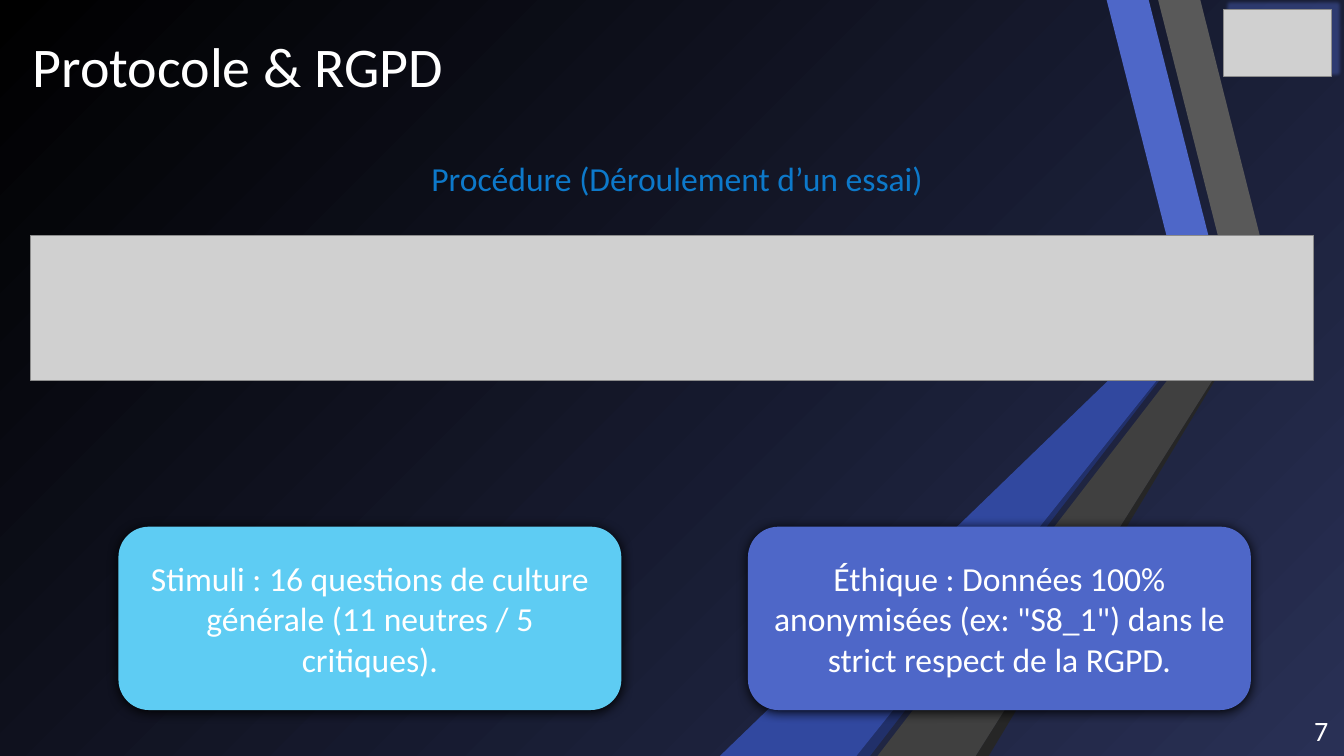
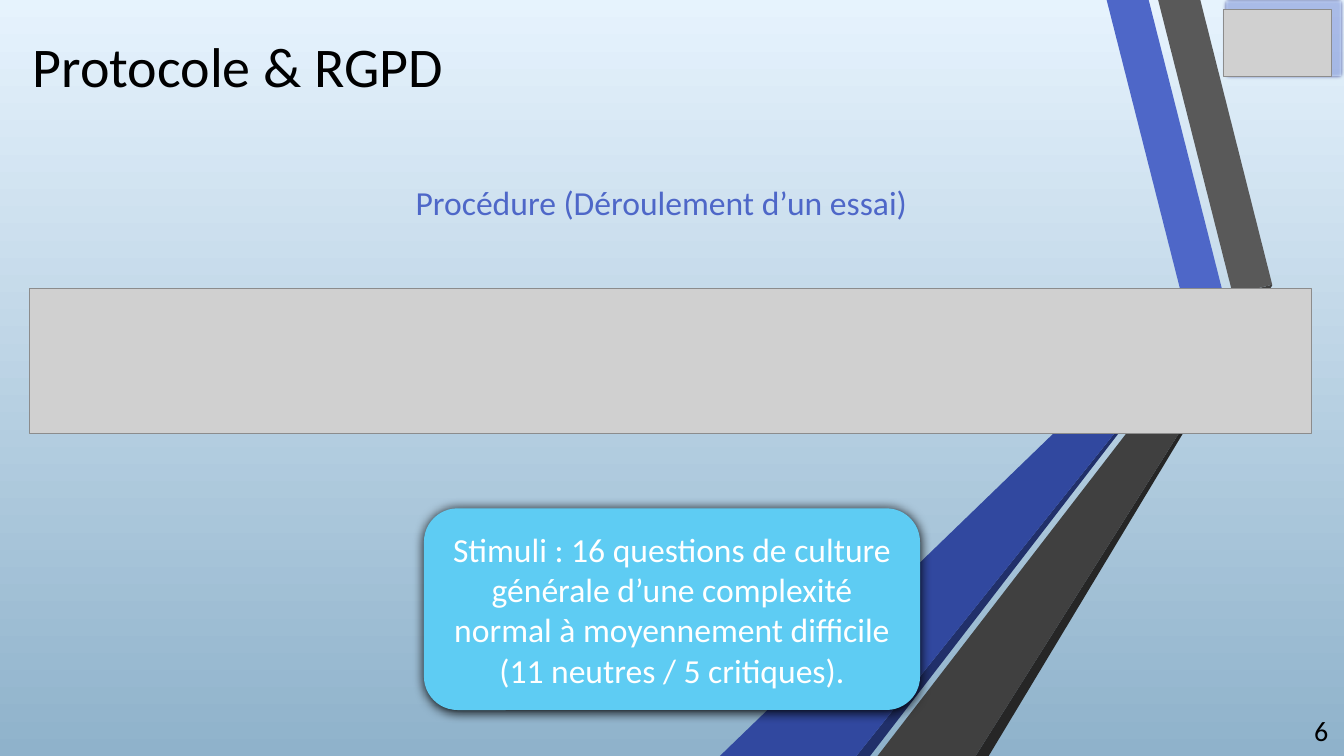
Before and after one commit to Milhane69/Portfolio-RABEHI-Milhane, a slide deck: slide 6 of Expérience.pptx (slide 7 before the commit). Drawn at 1344x756 pixels with LibreOffice and Linux fonts; fonts in the diff are those of the drawing; grey boxes stand for pictures. Boxes give left, top, right and bottom in pixels: in the first picture for what was removed or moved away, otherwise in the second. Text is boxed around its words. In the diff, an @@ line names an element or a change of style, - is before the commit and + after.

```diff
--- a/Expérience.pptx
+++ b/Expérience.pptx
@@ background gradient #293055 to #000000 to gradient #E6F3FD to #8FB2CC @@
@@ rectangle at (x1=0, y1=0, x2=1344, y2=756): fill gradient #293055 to #000000 to gradient #E6F3FD to #8FB2CC @@
@@ freeform shape at (x1=16, y1=0, x2=139, y2=582): fill #FFFFFF to #595959 @@
@@ title "Protocole & RGPD" at (x1=33, y1=48, x2=443, y2=88): text colour #FFFFFF to #000000 @@
@@ rectangle at (x1=1224, y1=0, x2=1344, y2=79): outline #3A4C94 1.25 pt to #606BAC 4.33 pt @@
@@ text "Procédure (Déroulement d’un essai)" moved from (x1=431, y1=166, x2=923, y2=196) to (x1=416, y1=190, x2=907, y2=220) @@
@@ text "Procédure (Déroulement d’un essai)" at (x1=416, y1=190, x2=907, y2=220): text colour #0D79CA to #4E67C8 @@
@@ picture moved from (x1=30, y1=235, x2=1314, y2=380) to (x1=29, y1=288, x2=1313, y2=434) @@
@@ rounded rectangle "Stimuli : 16 questions de ..." resized from (x1=119, y1=526, x2=622, y2=710) to (x1=424, y1=508, x2=921, y2=710) @@
@@ text in rounded rectangle at (x1=453, y1=538, x2=890, y2=689): text changed @@
-Stimuli : 16 questions de culture générale (11 neutres / 5 critiques).
+Stimuli : 16 questions de culture générale d’une complexité normal à moyennement difficile (11 neutres / 5 critiques).
@@ rounded rectangle removed at (x1=748, y1=526, x2=1251, y2=710) @@
-Éthique : Données 100% anonymisées (ex: "S8_1") dans le strict respect de la RGPD.
@@ freeform shape at (x1=16, y1=578, x2=151, y2=756): fill #FFFFFF to #262626 @@
@@ freeform shape at (x1=16, y1=578, x2=203, y2=756): fill #FFFFFF to #404040 @@
@@ page number at (x1=1314, y1=722, x2=1328, y2=741): text changed; text colour #FFFFFF to #000000 @@
-7
+6
```
Also in this commit, not shown: 12 other slides changed, 4 slides added, 1 other file.
